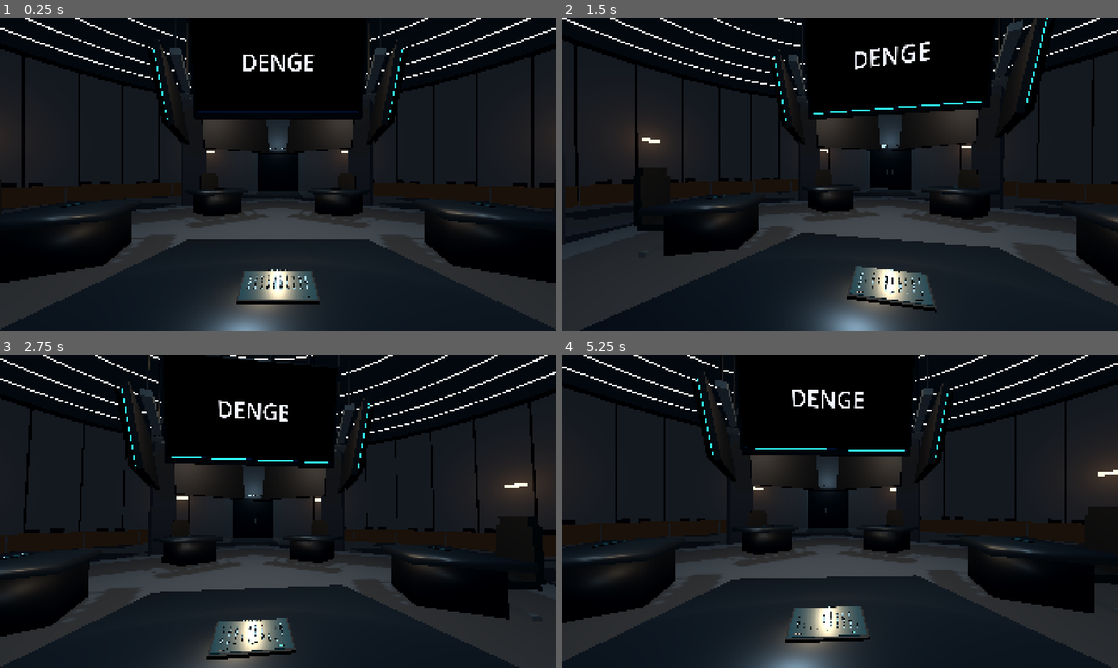
Above: before the commit, frames 1-4 (two rows, left to right).
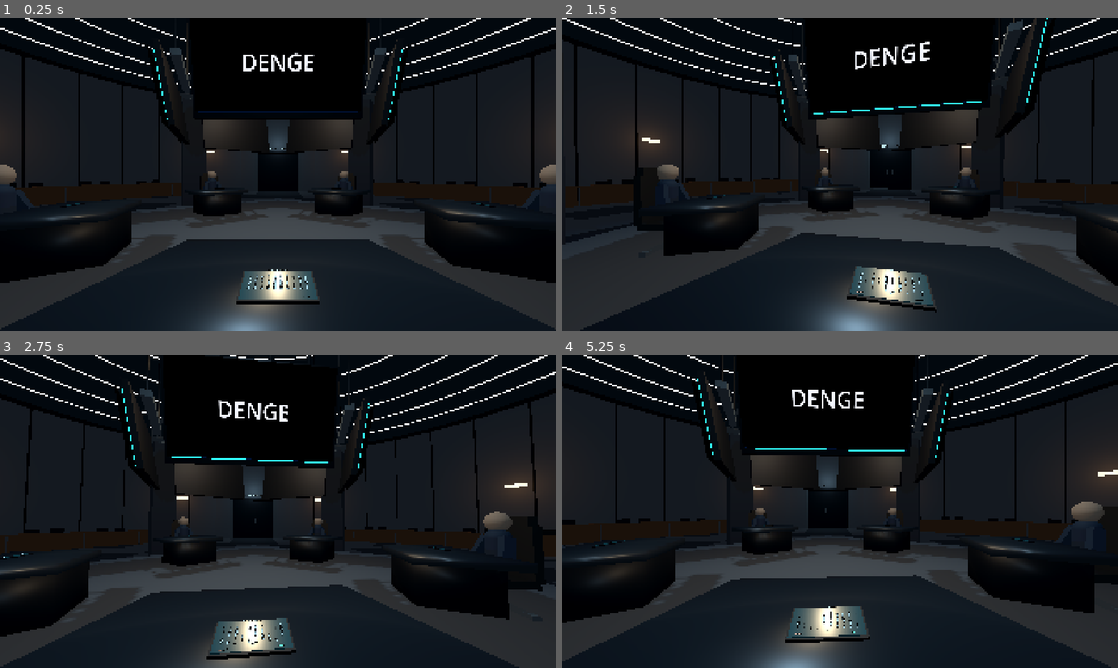
Above: after the commit, the same moments.

Repository: SerkanAydin06/DENGE
Game: Godot game, scene res://scenes/game_room.tscn
Same seed, same stepped clock (60 frames per second), same inputs: the game is played once before the commit and once after it.
Inputs (mouse positions are in pixels of both pictures, inside the frame that each line leads up to):
- Up to frame 1 (0.25 s): no input
- Up to frame 2 (1.5 s): tap Enter at 0.5 s; move the mouse to (867, 174) at 0.52 s; tap E at 0.6 s; click (867, 174) at 0.67 s; tap Space at 1.25 s; move the mouse to (812, 174) at 1.27 s; tap 0 at 1.35 s; click (812, 174) at 1.42 s
- Up to frame 3 (2.75 s): tap Enter at 2 s; move the mouse to (289, 505) at 2.02 s; tap 9 at 2.1 s; click (289, 505) at 2.17 s
- Up to frame 4 (5.25 s): tap Space at 2.75, 4.25 s; move the mouse to (834, 517) at 2.77 s; tap Backspace at 2.85 s; click (834, 517) at 2.92 s; tap Enter at 3.5, 3.6 s; move the mouse to (878, 514) at 3.52 s; click (878, 514) at 3.67 s; move the mouse to (795, 508) at 4.27 s; tap Keypad Enter at 4.35 s; click (795, 508) at 4.42 s; move the mouse to (845, 511) at 5.02 s; tap E at 5.1 s; click (845, 511) at 5.17 s

The runs differ from the first frame. In frame 1, 0.9% of the frame differs, in the area x 0-100%, y 46-61%; in frame 2, 0.5%; in frame 3, 0.7%; in frame 4, 0.8%.

Commit message:
Add five editable seated-player figures and authored cinematic spillage/impact meshes to existing station scene

Diff:
--- a/scenes/props/player_station.tscn
+++ b/scenes/props/player_station.tscn
@@ -83,6 +83,53 @@
 [sub_resource type="BoxMesh" id="b_MonitorDivider"]
 size = Vector3(2.17, 0.009, 0.014)
 
+[sub_resource type="StandardMaterial3D" id="m_Avatar"]
+resource_name = "Seated Player Dark Uniform"
+albedo_color = Color(0.11, 0.16, 0.22, 1)
+metallic = 0.1
+roughness = 0.86
+
+[sub_resource type="StandardMaterial3D" id="m_AvatarFace"]
+resource_name = "Seated Player Face"
+albedo_color = Color(0.50, 0.43, 0.37, 1)
+roughness = 0.85
+
+[sub_resource type="StandardMaterial3D" id="m_Spill"]
+resource_name = "Pouring Luminous Liquid"
+shading_mode = 0
+albedo_color = Color(0.22, 0.85, 0.96, 0.86)
+transparency = 1
+emission_enabled = true
+emission = Color(0.06, 0.64, 0.95, 1)
+emission_energy_multiplier = 1.2
+
+[sub_resource type="CapsuleMesh" id="c_AvatarBody"]
+radius = 0.17
+height = 0.64
+radial_segments = 16
+rings = 8
+
+[sub_resource type="SphereMesh" id="s_AvatarHead"]
+radius = 0.17
+height = 0.34
+radial_segments = 20
+rings = 10
+
+[sub_resource type="BoxMesh" id="b_AvatarArm"]
+size = Vector3(0.11, 0.43, 0.16)
+
+[sub_resource type="CylinderMesh" id="c_PourStream"]
+top_radius = 0.048
+bottom_radius = 0.06
+height = 1.0
+radial_segments = 14
+
+[sub_resource type="SphereMesh" id="s_Impact"]
+radius = 0.26
+height = 0.52
+radial_segments = 20
+rings = 10
+
 [node name="PlayerStation" type="Node3D" unique_id=676832732]
 script = ExtResource("1_script")
 
@@ -94,6 +141,42 @@
 
 [node name="RearBalanceScale" parent="." unique_id=1042972394 instance=ExtResource("rear_balance_scale")]
 transform = Transform3D(-4.371139e-08, 0, 1, 0, 0.72, 0, -1, 0, -4.371139e-08, 0, 3.3955922, 2.7098055)
+
+[node name="PlayerFigure" type="Node3D" parent="."]
+position = Vector3(0, 0, 0.14)
+
+[node name="Torso" type="MeshInstance3D" parent="PlayerFigure"]
+position = Vector3(0, 0.99, 0)
+mesh = SubResource("c_AvatarBody")
+material_override = SubResource("m_Avatar")
+
+[node name="Head" type="MeshInstance3D" parent="PlayerFigure"]
+position = Vector3(0, 1.42, 0)
+mesh = SubResource("s_AvatarHead")
+material_override = SubResource("m_AvatarFace")
+
+[node name="LeftArm" type="MeshInstance3D" parent="PlayerFigure"]
+position = Vector3(-0.25, 0.97, -0.08)
+rotation_degrees = Vector3(18, 0, -18)
+mesh = SubResource("b_AvatarArm")
+material_override = SubResource("m_Avatar")
+
+[node name="RightArm" type="MeshInstance3D" parent="PlayerFigure"]
+position = Vector3(0.25, 0.97, -0.08)
+rotation_degrees = Vector3(18, 0, 18)
+mesh = SubResource("b_AvatarArm")
+material_override = SubResource("m_Avatar")
+
+[node name="DeathSpillStream" type="MeshInstance3D" parent="."]
+visible = false
+mesh = SubResource("c_PourStream")
+material_override = SubResource("m_Spill")
+
+[node name="DeathImpact" type="MeshInstance3D" parent="."]
+visible = false
+position = Vector3(0, 1.47, 0.14)
+mesh = SubResource("s_Impact")
+material_override = SubResource("m_Spill")
 
 [node name="Chair" type="Node3D" parent="." unique_id=1204447294]
 
